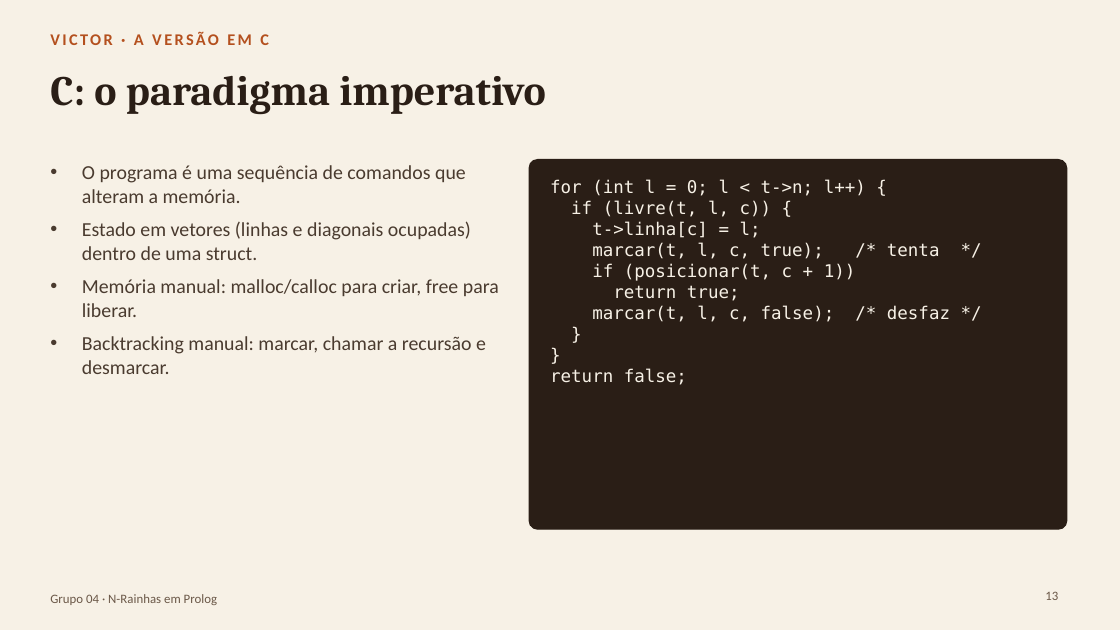
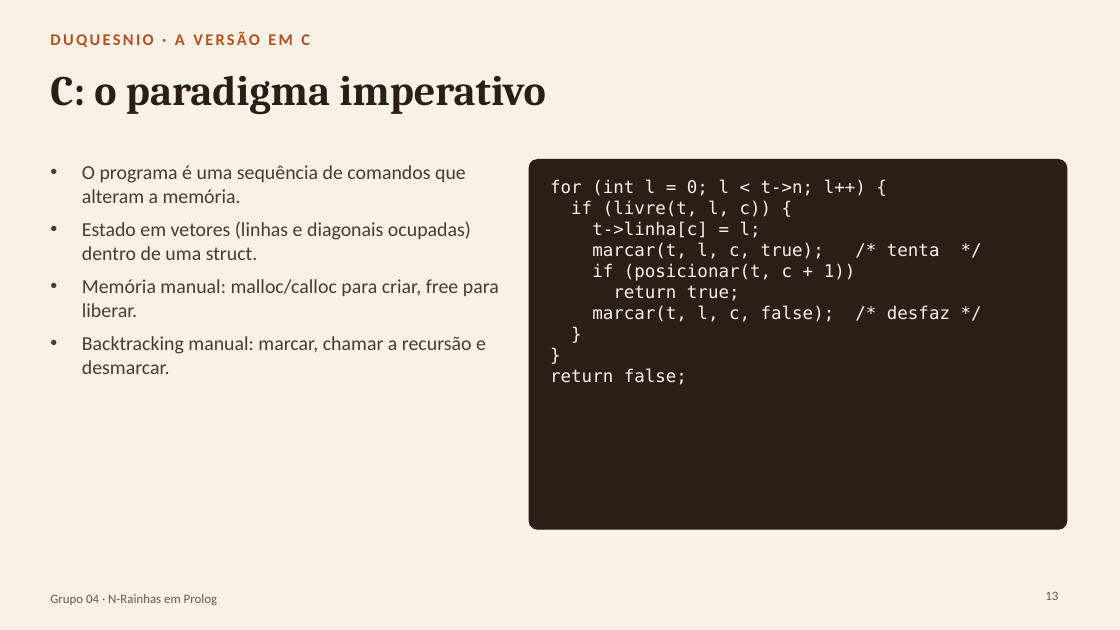
Before and after one commit to Alexandro-Junior/N-rainhas-com-backtracking, a slide deck: slide 13 of slides/Seminario-NRainhas-Grupo04.pptx. Drawn at 1120x630 pixels with LibreOffice and Linux fonts; fonts in the diff are those of the drawing. Boxes give left, top, right and bottom in pixels: in the first picture for what was removed or moved away, otherwise in the second. Text is boxed around its words. In the diff, an @@ line names an element or a change of style, - is before the commit and + after.

```diff
--- a/slides/Seminario-NRainhas-Grupo04.pptx
+++ b/slides/Seminario-NRainhas-Grupo04.pptx
@@ text at [50, 32, 310, 47]: text changed @@
-VICTOR · A VERSÃO EM C
+DUQUESNIO · A VERSÃO EM C
```
Also in this commit, not shown: 2 other slides changed, 1 other file.
